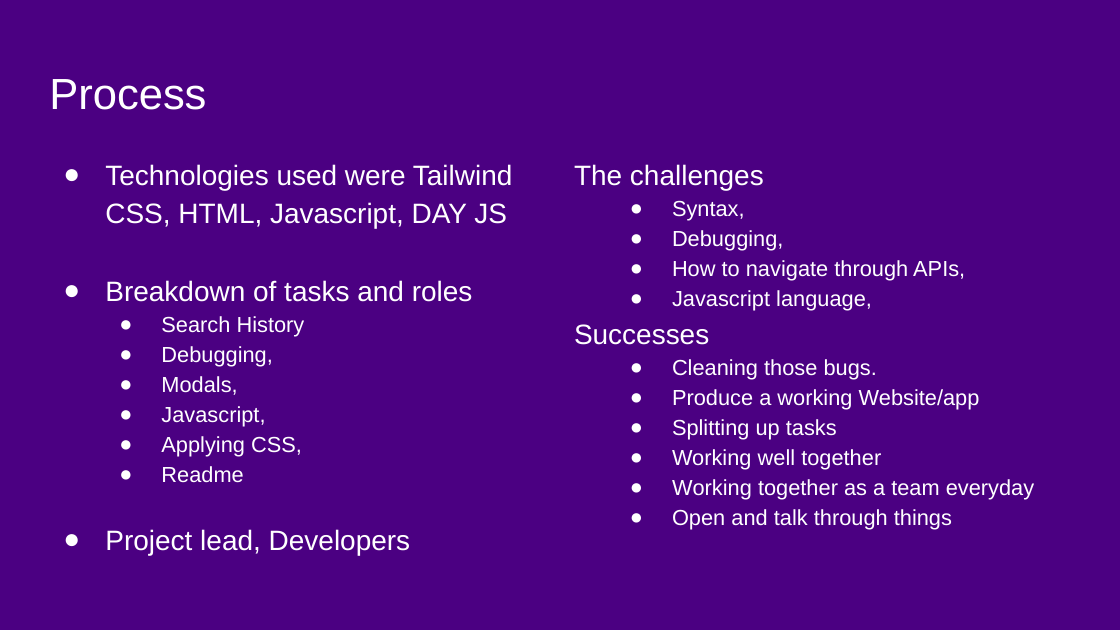
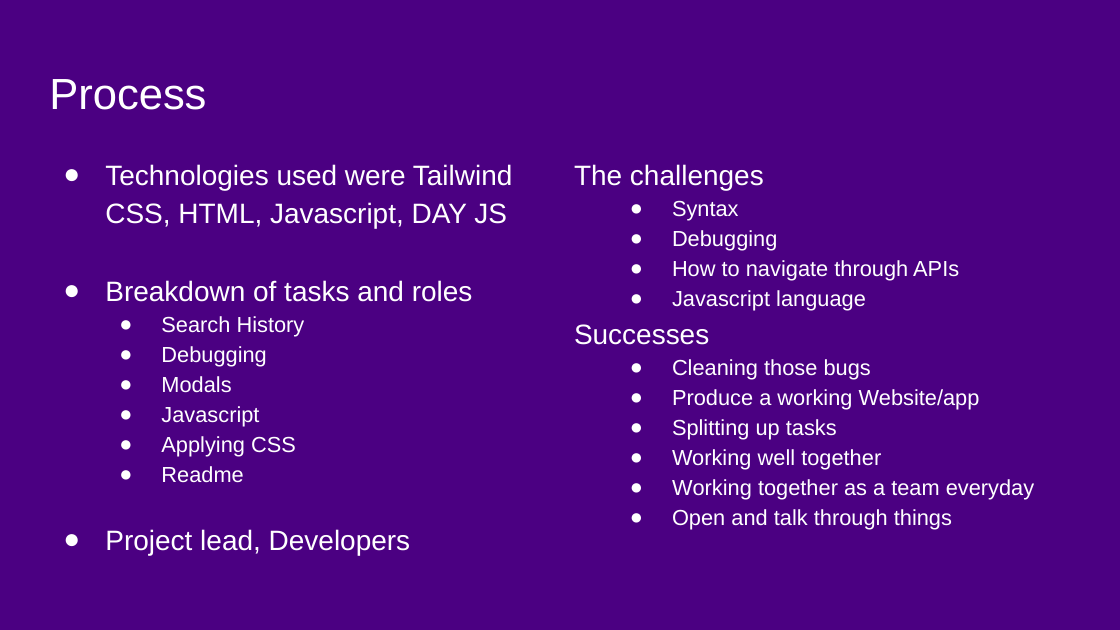
Before and after one commit to breakfireaus/Movie-database, a slide deck: slide 4 of file-storage/Project Presentation.pptx. Drawn at 1120x630 pixels with LibreOffice and Linux fonts; fonts in the diff are those of the drawing. Boxes give left, top, right and bottom in pixels: in the first picture for what was removed or moved away, otherwise in the second. Text is boxed around its words. In the diff, an @@ line names an element or a change of style, - is before the commit and + after.

```diff
--- a/file-storage/Project Presentation.pptx
+++ b/file-storage/Project Presentation.pptx
@@ text at (x1=672, y1=200, x2=959, y2=311): text changed @@
-  ● Syntax,
-  ● Debugging,
-  ● How to navigate through APIs,
-  ● Javascript language,
+  ● Syntax
+  ● Debugging
+  ● How to navigate through APIs
+  ● Javascript language
@@ text at (x1=161, y1=346, x2=296, y2=457): text changed @@
-  ● Debugging,
-  ● Modals,
-  ● Javascript,
-  ● Applying CSS,
+  ● Debugging
+  ● Modals
+  ● Javascript
+  ● Applying CSS
@@ text at (x1=672, y1=359, x2=871, y2=380): text changed @@
-  ● Cleaning those bugs.
+  ● Cleaning those bugs
```
Also in this commit, not shown: 3 other slides changed, 1 other file.
